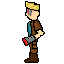
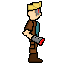
Before/after of a w=64, h=64 layered artwork. What changed in the layer stack:
painted on "robot" over (22, 1, 45, 63)
removed layer "szkic" over (24, 1, 45, 63)
removed layer "shading" over (25, 3, 44, 62)
removed layer "kolory" over (25, 2, 44, 63)
